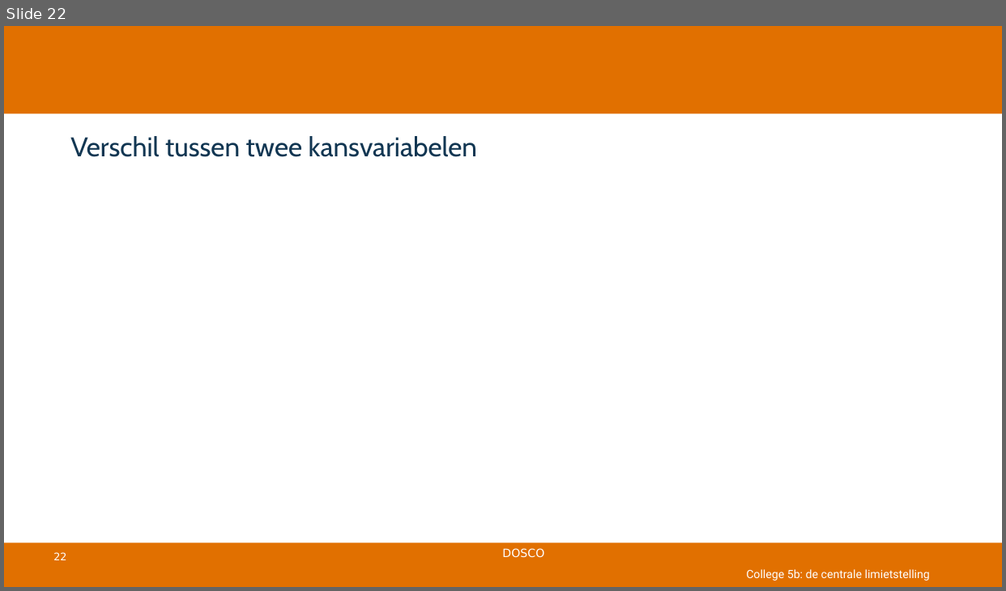
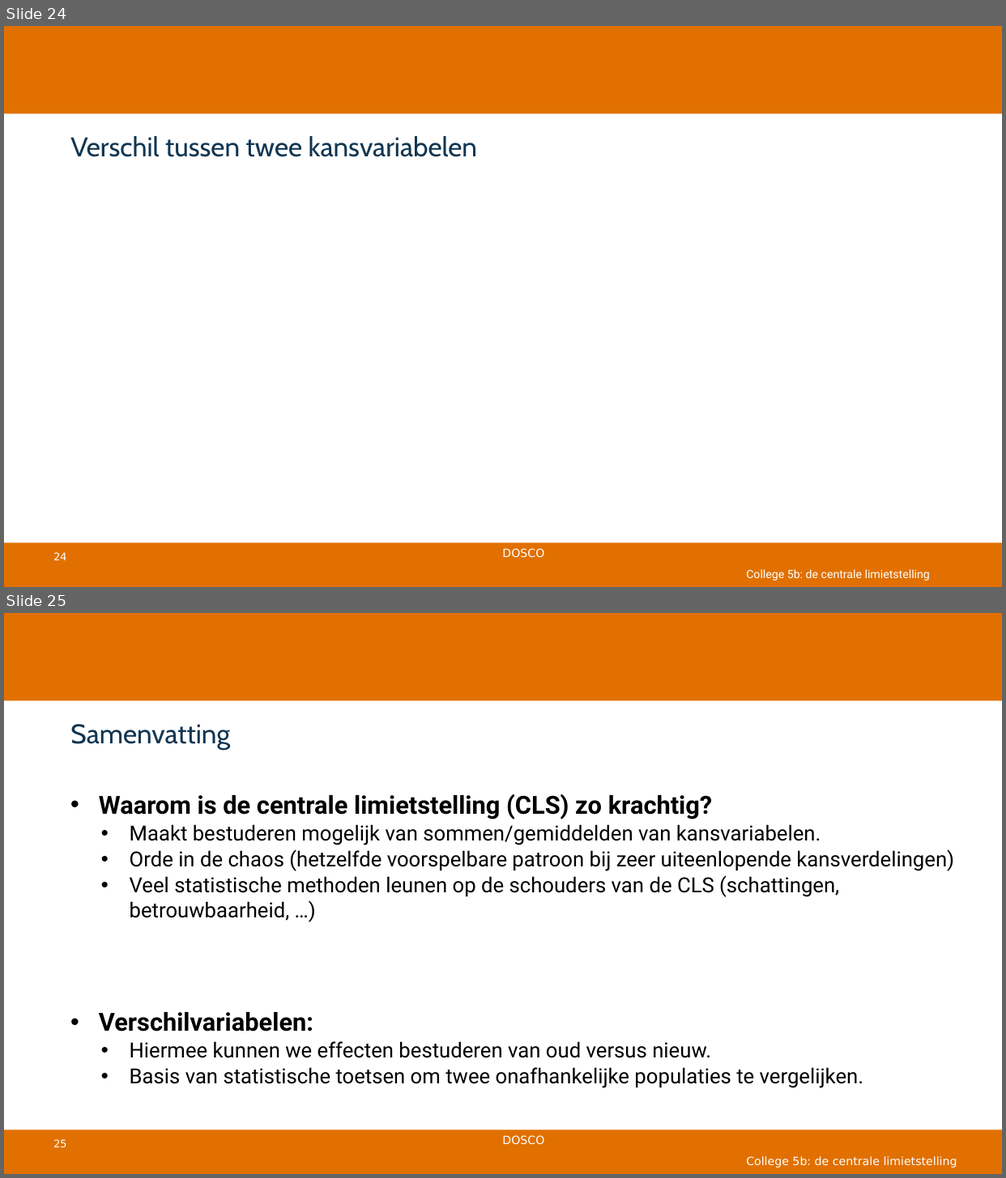
Before and after one commit to DBlom96/Statistiek, a slide deck: Slides/2025-2026/Slides/Statistiek 2025-2026 -- college 5b -- centrale limietstelling.pptx. Shown one above the other, each under a label of ours: slide 22 before the commit, slides 24 and 25 after it. The pictures are 1006x591 and 1006x1178 pixels, drawn with LibreOffice and Linux fonts; fonts in the diff are those of the drawing; grey boxes stand for pictures; background and template pictures are left out. Boxes give left, top, right and bottom in pixels: in the first picture for what was removed or moved away, otherwise in the second. Text is boxed around its words. In the diff, an @@ line names an element or a change of style, - is before the commit and + after.

```diff
--- a/Slides/2025-2026/Slides/Statistiek 2025-2026 -- college 5b -- centrale limietstelling.pptx
+++ b/Slides/2025-2026/Slides/Statistiek 2025-2026 -- college 5b -- centrale limietstelling.pptx
@@ slide 25 added at (4,613,1002,1174), background #FFFFFF; not listed: 4 template elements that a slide beside it also shows @@
@@ title added at (70,724,230,750), 26 pt, text #113652 @@
+Samenvatting
@@ text added at (99,794,954,1088), 20 pt, text #000000 @@
+• Waarom is de centrale limietstelling (CLS) zo krachtig?
+  • Maakt bestuderen mogelijk van sommen/gemiddelden van kansvariabelen.
+  • Orde in de chaos (hetzelfde voorspelbare patroon bij zeer uiteenlopende kansverdelingen)
+  • Veel statistische methoden leunen op de schouders van de CLS (schattingen, betrouwbaarheid, …)
+• Verschilvariabelen:
+  • Hiermee kunnen we effecten bestuderen van oud versus nieuw.
+  • Basis van statistische toetsen om twee onafhankelijke populaties te vergelijken.
@@ text added at (746,1157,957,1168), 11 pt, text #FFFFFF @@
+College 5b: de centrale limietstelling
@@ what was slide 22 is now slide 24 @@
@@ page number at (53,552,66,561): text changed @@
-22
+24
```
Also in this commit, not shown: 2 slides changed, 2 other slides added, 1 other file.
